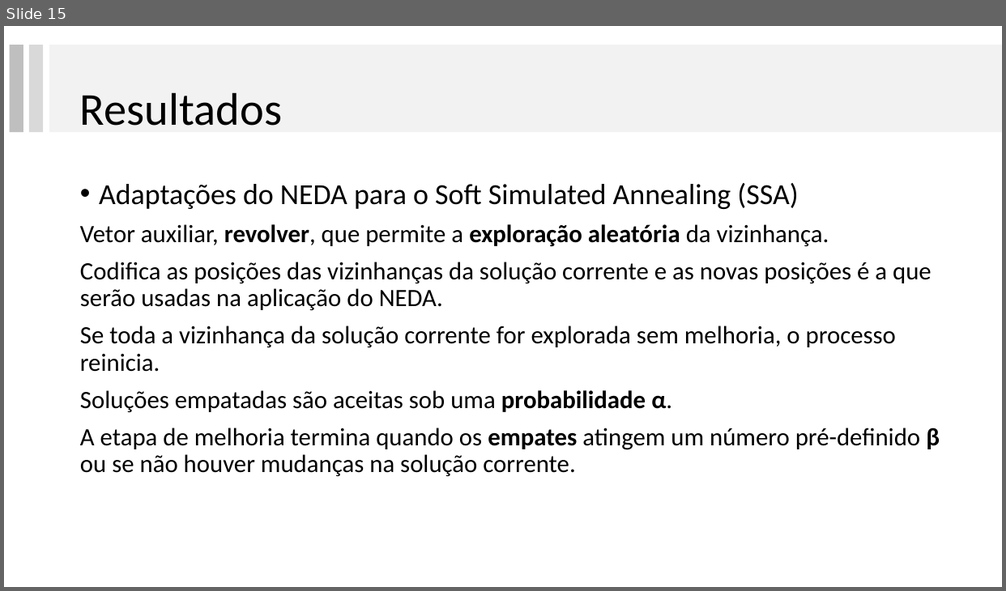
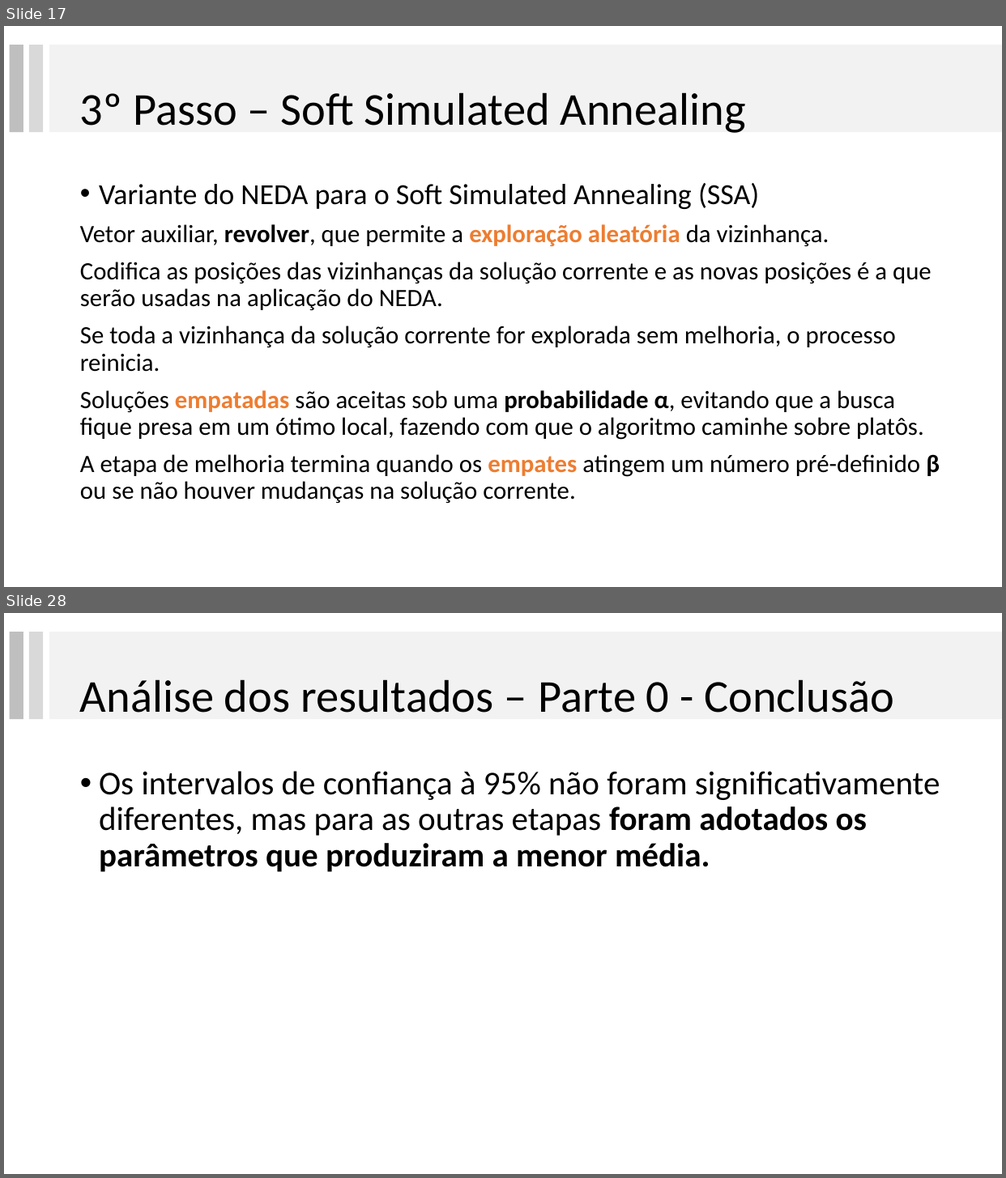
Before and after one commit to lpbiasoto/metaheuristicas, a slide deck: ApresentacaoRibas/apresentaçãoRibas_JHA.pptx. Shown one above the other, each under a label of ours: slide 15 before the commit, slides 17 and 28 after it; the slides between them are not shown. The pictures are 1006x591 and 1006x1178 pixels, drawn with LibreOffice and Linux fonts; fonts in the diff are those of the drawing. Boxes give left, top, right and bottom in pixels: in the first picture for what was removed or moved away, otherwise in the second. Text is boxed around its words. In the diff, an @@ line names an element or a change of style, - is before the commit and + after.

```diff
--- a/ApresentacaoRibas/apresentaçãoRibas_JHA.pptx
+++ b/ApresentacaoRibas/apresentaçãoRibas_JHA.pptx
@@ slide 28 added at box(4, 613, 1002, 1174), background #FFFFFF @@
@@ rectangle added at box(9, 632, 23, 719), fill #BFBFBF @@
@@ rectangle added at box(28, 632, 43, 719), fill #D9D9D9 @@
@@ rectangle added at box(49, 632, 1002, 719), fill #F2F2F2 @@
@@ title added at box(80, 679, 894, 713), 44 pt, text #000000 @@
+Análise dos resultados – Parte 0 - Conclusão
@@ text added at box(99, 771, 940, 872), 32 pt, text #000000 @@
+• Os intervalos de confiança à 95% não foram significativamente diferentes, mas para as outras etapas foram adotados os parâmetros que produziram a menor média.
@@ what was slide 15 is now slide 17 @@
@@ slide 17 changed as well @@
@@ title at box(80, 92, 746, 133): text changed @@
-Resultados
+3º Passo – Soft Simulated Annealing
@@ text at box(99, 183, 759, 209): text changed @@
-• Adaptações do NEDA para o Soft Simulated Annealing (SSA)
+• Variante do NEDA para o Soft Simulated Annealing (SSA)
@@ text at box(80, 224, 940, 503): text colour #000000 to #ED7D31 in "exploração aleatória", "empates" @@
@@ text at box(80, 390, 924, 440): text changed @@
-Soluções empatadas são aceitas sob uma probabilidade α.
+Soluções empatadas são aceitas sob uma probabilidade α, evitando que a busca fique presa em um ótimo local, fazendo com que o algoritmo caminhe sobre platôs.
```
Also in this commit, not shown: 9 other slides changed, 24 other slides added, 4 slides removed.
